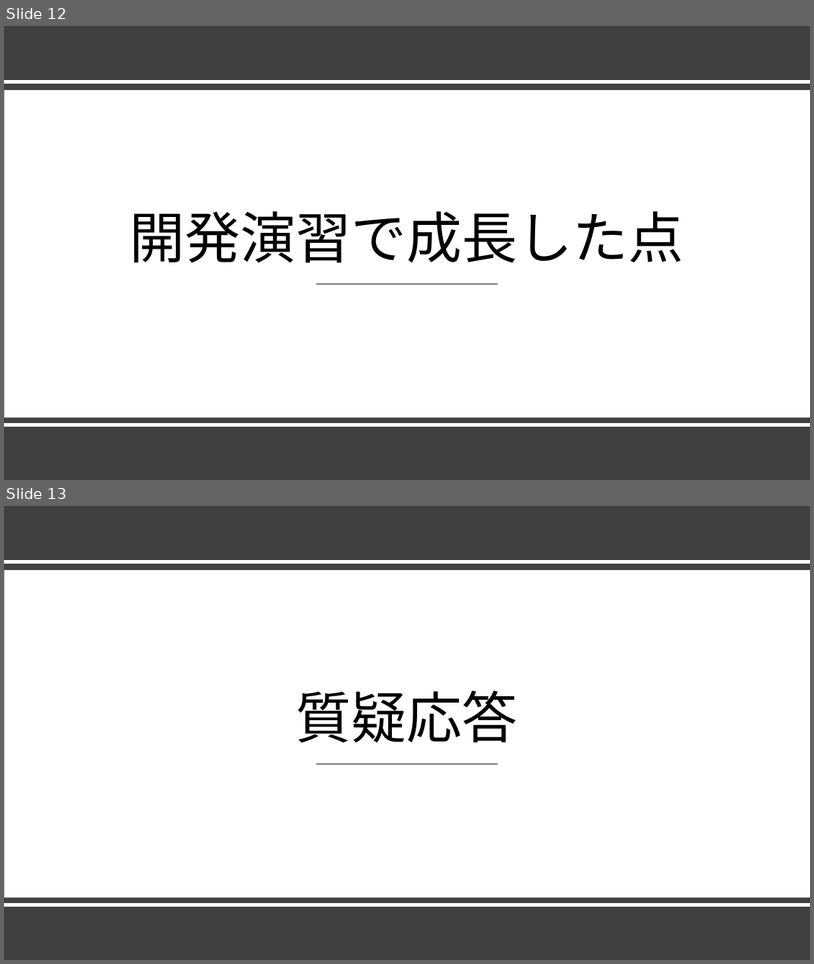
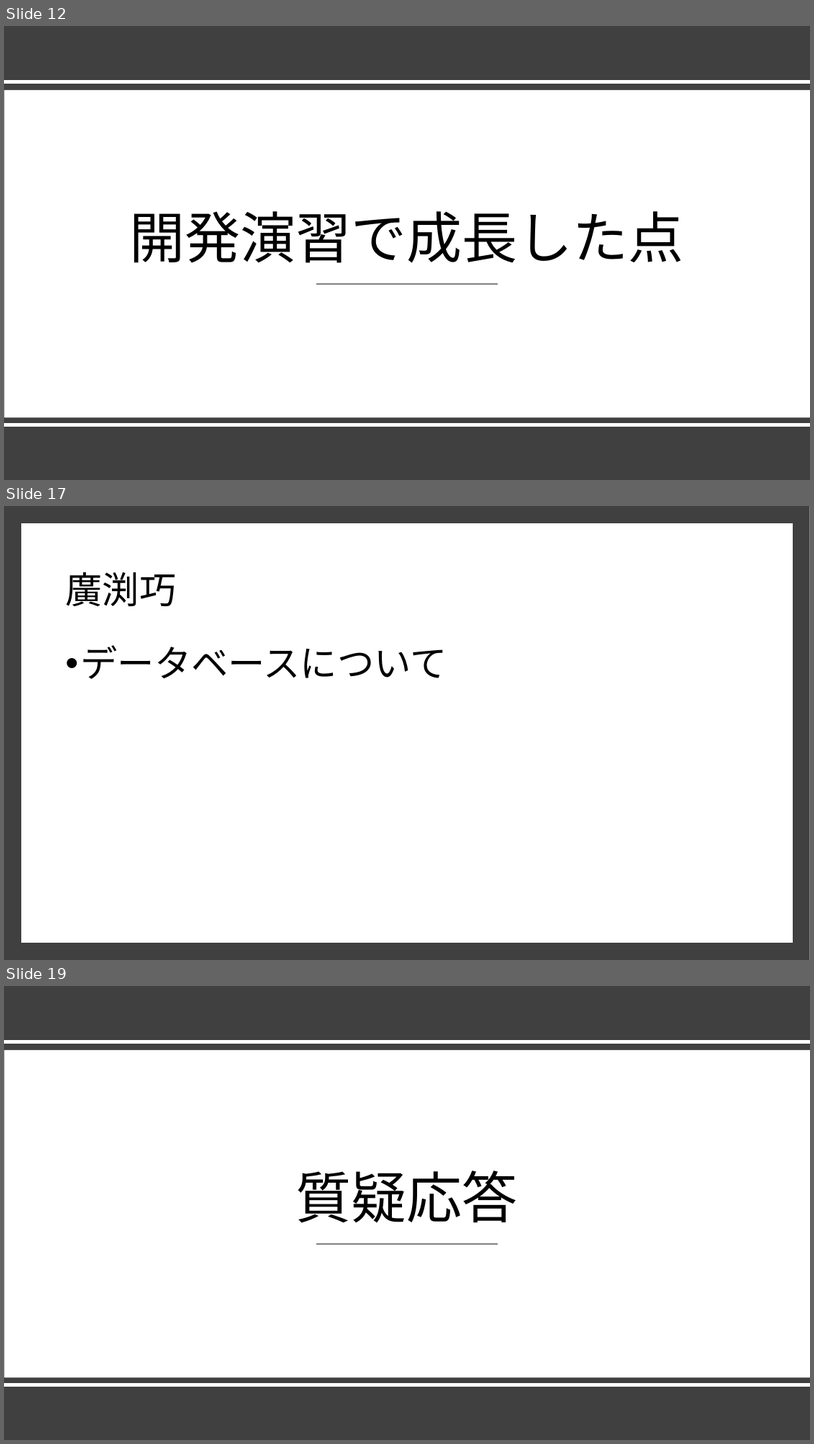
Before and after one commit to dojo2022/E-4, a slide deck: E4_配布資料/研修結果発表パワーポイント.pptx. Shown one above the other, each under a label of ours: slides 12 and 13 before the commit, slides 12, 17 and 19 after it; the slides between them are not shown. The pictures are 814x964 and 814x1444 pixels, drawn with LibreOffice and Linux fonts; fonts in the diff are those of the drawing. Boxes give left, top, right and bottom in pixels: in the first picture for what was removed or moved away, otherwise in the second. Text is boxed around its words. In the diff, an @@ line names an element or a change of style, - is before the commit and + after.

```diff
--- a/E4_配布資料/研修結果発表パワーポイント.pptx
+++ b/E4_配布資料/研修結果発表パワーポイント.pptx
@@ slide 17 added at (x1=4, y1=506, x2=810, y2=960), background #FFFFFF @@
@@ rectangle added at (x1=4, y1=506, x2=810, y2=960), fill #404040 @@
@@ rectangle added at (x1=25, y1=527, x2=790, y2=939), fill #FFFFFF, outline #FFFFFF 10 pt @@
@@ title added at (x1=65, y1=572, x2=176, y2=606), 44 pt, text #000000 @@
+廣渕巧
@@ text added at (x1=80, y1=645, x2=447, y2=679), 44 pt, text #000000 @@
+• データベースについて
@@ what was slide 13 is now slide 19 @@
```
Also in this commit, not shown: 2 slides changed, 5 other slides added.
